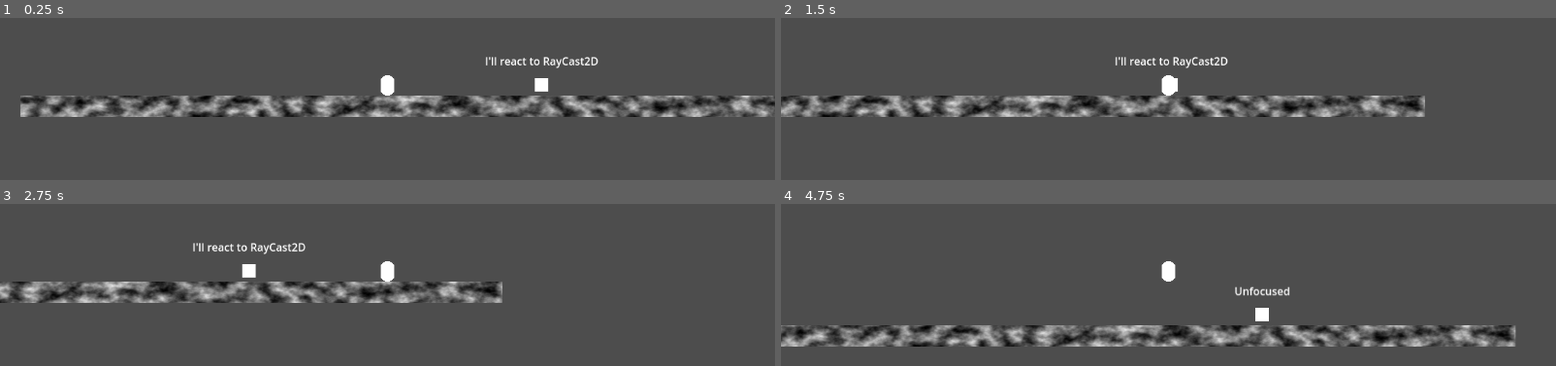
Above: before the commit, frames 1-4 (two rows, left to right).
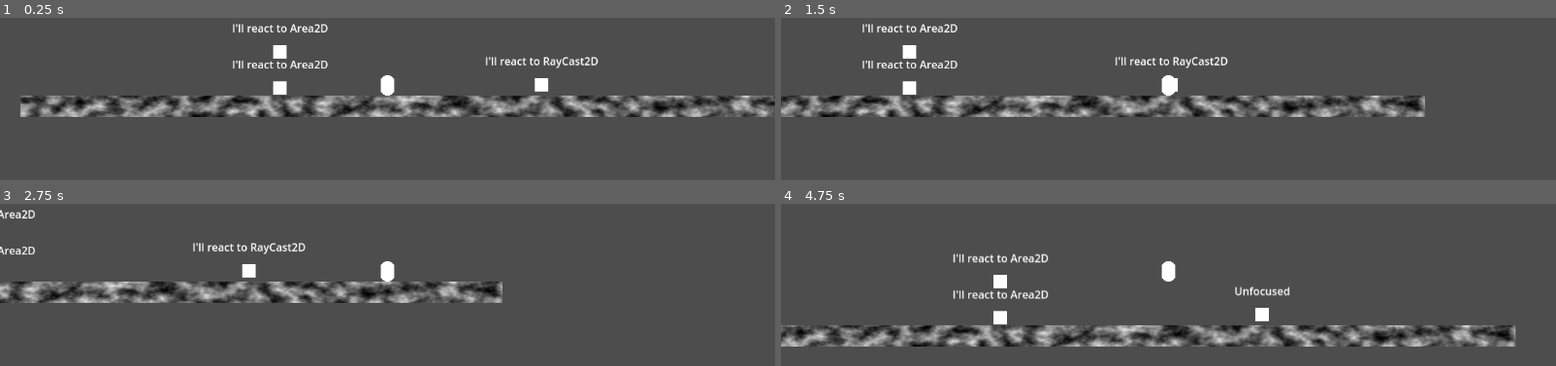
Above: after the commit, the same moments.

Repository: MASSHUU12/godot-interaction-system
Game: Godot game, scene res://examples/scenes/2d/example1/Example1.tscn
The game is run twice, just before and just after one commit, with the same random seed, the same clock (stepped at 60 frames per second) and the same inputs. This scene is started directly instead of the project's main scene.
Inputs (mouse positions are in pixels of both pictures, inside the frame that each line leads up to):
- Up to frame 1 (0.25 s): no input
- Up to frame 2 (1.5 s): tap Enter (ui_accept) at 0.5, 0.77 s; move the mouse to (1339, 63) at 0.52 s; hold D (move_right) 0.53-1.28 s; move the mouse to (1013, 107) at 1.27 s; hold S (move_backward) from 1.28 s (still down)
- Up to frame 3 (2.75 s): tap Enter (ui_accept) at 1.52 s; move the mouse to (outside the picture) at 2.02 s; release S (move_backward) at 2.03 s; hold D (move_right) from 2.03 s (still down)
- Up to frame 4 (4.75 s): move the mouse to (1129, 357) at 2.77 s; release D (move_right) at 2.78 s; hold W (move_forward) 2.78-3.53 s; tap Enter (ui_accept) at 3.02, 3.77, 4.52 s; move the mouse to (1401, 336) at 3.52 s; hold A (move_left) from 3.53 s (still down); move the mouse to (936, 205) at 4.27 s

The runs differ from the first frame. In frame 1, 0.9% of the frame differs, in the area x 30-43%, y 3-48%; in frame 2, 0.9%; in frame 3, 0.3%; in frame 4, 1.0%, in the area x 22-35%, y 30-75%.

Commit message:
Update Example1.tscn

Diff:
--- a/examples/scenes/2d/example1/Example1.tscn
+++ b/examples/scenes/2d/example1/Example1.tscn
@@ -1,7 +1,8 @@
-[gd_scene load_steps=9 format=3 uid="uid://bijbat6j4ej2v"]
+[gd_scene load_steps=10 format=3 uid="uid://bijbat6j4ej2v"]
 
 [ext_resource type="PackedScene" uid="uid://cnageq7mgg1yn" path="res://examples/scenes/2d/player/Player.tscn" id="1_qftc0"]
 [ext_resource type="PackedScene" uid="uid://ds2f4x64e20sh" path="res://examples/scenes/2d/interactable/focus_unfocus_box/FocusUnfocusBox.tscn" id="2_y5yca"]
+[ext_resource type="PackedScene" uid="uid://cqgdiqyalg1yr" path="res://examples/scenes/2d/interactable/closest_not_closest_box/ClosestNotClosestBox.tscn" id="3_vudfm"]
 
 [sub_resource type="StandardMaterial3D" id="StandardMaterial3D_ub6gx"]
 
@@ -47,3 +48,11 @@
 [node name="FocusUnfocusBox" parent="Interactable" instance=ExtResource("2_y5yca")]
 position = Vector2(775, 600)
 metadata/_edit_group_ = true
+
+[node name="ClosestNotClosestBox" parent="Interactable" instance=ExtResource("3_vudfm")]
+position = Vector2(386, 605)
+metadata/_edit_group_ = true
+
+[node name="ClosestNotClosestBox2" parent="Interactable" instance=ExtResource("3_vudfm")]
+position = Vector2(386, 551)
+metadata/_edit_group_ = true
